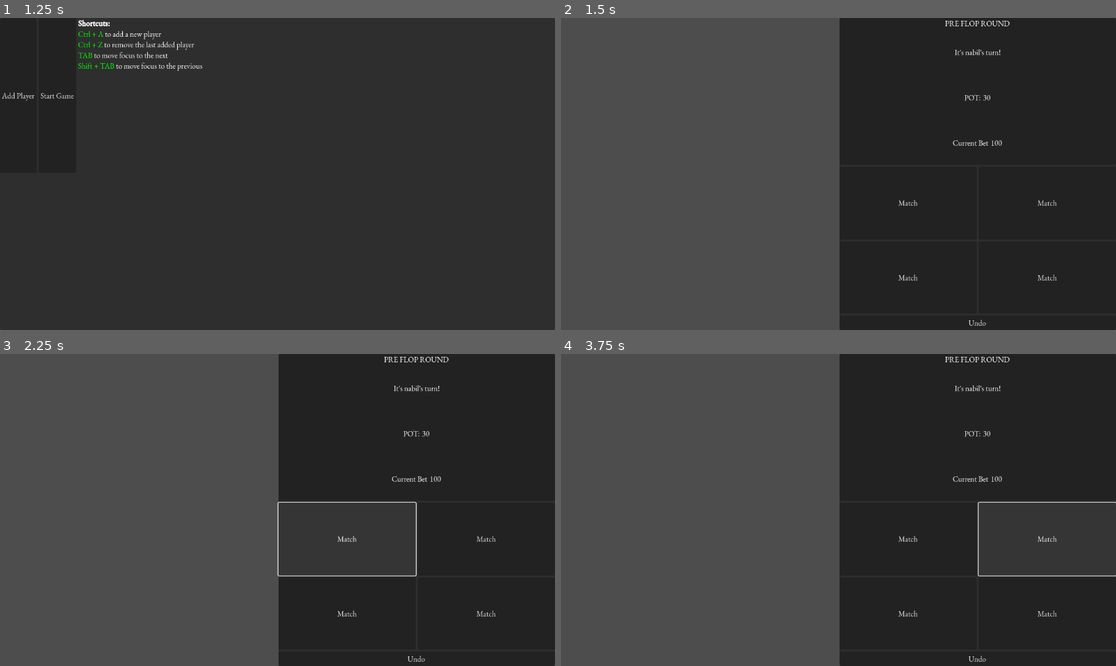
Above: before the commit, frames 1-4 (two rows, left to right).
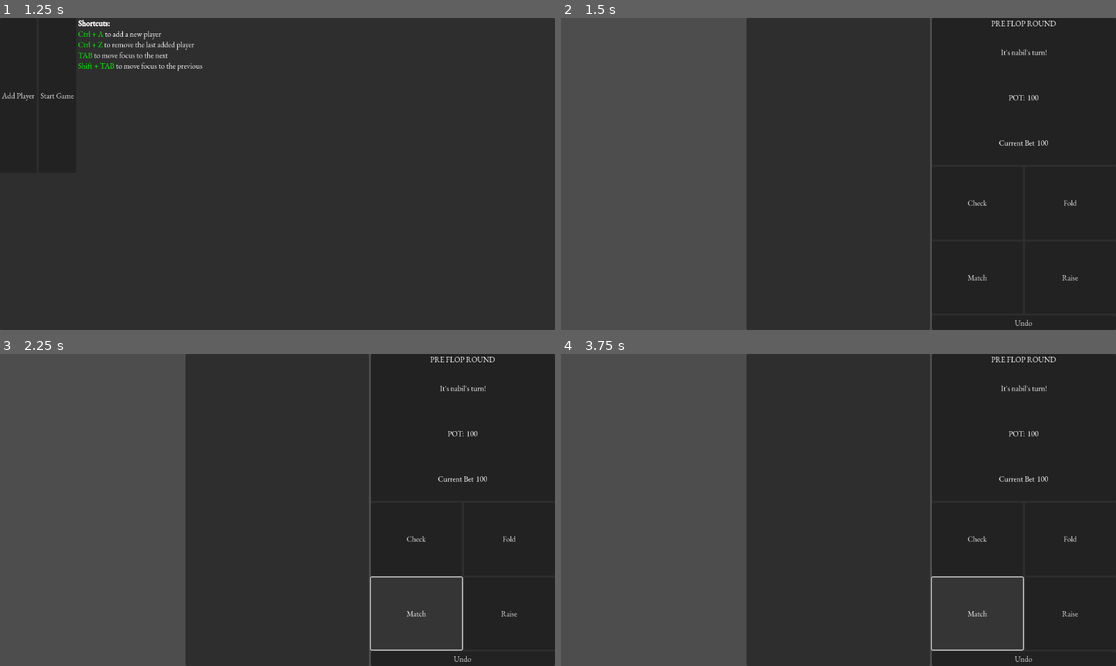
Above: after the commit, the same moments.

Repository: nafissadik75/poker_manager
Game: Godot game, scene res://scenes/start_menu.tscn
The game is run twice, just before and just after one commit, with the same random seed, the same clock (stepped at 60 frames per second) and the same inputs.
Inputs (mouse positions are in pixels of both pictures, inside the frame that each line leads up to):
- Up to frame 1 (1.25 s): click "Start" at 0.5 s
- Up to frame 2 (1.5 s): click "Start Game" at 1.25 s
- Up to frame 3 (2.25 s): click "Match" at 2 s
- Up to frame 4 (3.75 s): click (977, 538) at 2.75 s, where only the run after the commit has a clickable "Check"; click "Match" at 3.5 s

Frame 1 is identical in both runs. In frame 2, 18% of the frame differs, in the area x 33-94%, y 0-100%; in frame 3, 18%; in frame 4, 18%, in the area x 33-100%, y 0-100%.
Error before the commit: Out of bounds get index '0' (on base: 'Array[PlayerInfo]') (res://scripts/logic_handler.gd:21)
Error after the commit: Parse Error: Could not find type "Command" in the current scope. (res://scripts/game_manager.gd:54)

Commit message:
implemented the command pattern, added a rudimentary turn advancing option. added option to fold for now. rewinding does not work.

Diff:
--- a/scenes/main.tscn
+++ b/scenes/main.tscn
@@ -28,6 +28,17 @@
 layout_mode = 2
 size_flags_horizontal = 3
 columns = 4
+
+[node name="MarginContainer" type="MarginContainer" parent="MarginContainer/HBoxContainer"]
+layout_mode = 2
+size_flags_horizontal = 3
+
+[node name="PanelContainer" type="PanelContainer" parent="MarginContainer/HBoxContainer/MarginContainer"]
+layout_mode = 2
+
+[node name="HistoryRT_Label" type="RichTextLabel" parent="MarginContainer/HBoxContainer/MarginContainer/PanelContainer"]
+layout_mode = 2
+bbcode_enabled = true
 
 [node name="GameController" type="PanelContainer" parent="MarginContainer/HBoxContainer"]
 layout_mode = 2
@@ -92,30 +103,36 @@
 size_flags_vertical = 3
 columns = 2
 
-[node name="Button" type="Button" parent="MarginContainer/HBoxContainer/GameController/VBoxContainer/GridContainer"]
+[node name="CheckButton" type="Button" parent="MarginContainer/HBoxContainer/GameController/VBoxContainer/GridContainer"]
+layout_mode = 2
+size_flags_horizontal = 3
+size_flags_vertical = 3
+text = "Check"
+
+[node name="FoldButton" type="Button" parent="MarginContainer/HBoxContainer/GameController/VBoxContainer/GridContainer"]
+layout_mode = 2
+size_flags_horizontal = 3
+size_flags_vertical = 3
+text = "Fold"
+
+[node name="MatchButton" type="Button" parent="MarginContainer/HBoxContainer/GameController/VBoxContainer/GridContainer"]
 layout_mode = 2
 size_flags_horizontal = 3
 size_flags_vertical = 3
 text = "Match"
 
-[node name="Button2" type="Button" parent="MarginContainer/HBoxContainer/GameController/VBoxContainer/GridContainer"]
+[node name="RaiseButton" type="Button" parent="MarginContainer/HBoxContainer/GameController/VBoxContainer/GridContainer"]
 layout_mode = 2
 size_flags_horizontal = 3
 size_flags_vertical = 3
-text = "Match"
+text = "Raise"
 
-[node name="Button3" type="Button" parent="MarginContainer/HBoxContainer/GameController/VBoxContainer/GridContainer"]
-layout_mode = 2
-size_flags_horizontal = 3
-size_flags_vertical = 3
-text = "Match"
-
-[node name="Button4" type="Button" parent="MarginContainer/HBoxContainer/GameController/VBoxContainer/GridContainer"]
-layout_mode = 2
-size_flags_horizontal = 3
-size_flags_vertical = 3
-text = "Match"
-
-[node name="Button" type="Button" parent="MarginContainer/HBoxContainer/GameController/VBoxContainer"]
+[node name="UndoButton" type="Button" parent="MarginContainer/HBoxContainer/GameController/VBoxContainer"]
 layout_mode = 2
 text = "Undo"
+
+[connection signal="pressed" from="MarginContainer/HBoxContainer/GameController/VBoxContainer/GridContainer/CheckButton" to="." method="_on_check_button_pressed"]
+[connection signal="pressed" from="MarginContainer/HBoxContainer/GameController/VBoxContainer/GridContainer/FoldButton" to="." method="_on_fold_button_pressed"]
+[connection signal="pressed" from="MarginContainer/HBoxContainer/GameController/VBoxContainer/GridContainer/MatchButton" to="." method="_on_match_button_pressed"]
+[connection signal="pressed" from="MarginContainer/HBoxContainer/GameController/VBoxContainer/GridContainer/RaiseButton" to="." method="_on_raise_button_pressed"]
+[connection signal="pressed" from="MarginContainer/HBoxContainer/GameController/VBoxContainer/UndoButton" to="." method="_on_undo_button_pressed"]
--- a/scripts/game_manager.gd
+++ b/scripts/game_manager.gd
@@ -45,13 +45,34 @@
 	set(value):
 		current_player_idx = value
 		current_player_idx_updated.emit(current_player_idx)
+		print(current_player_idx)
 
 signal current_player_idx_updated(value)
 signal pot_updated(value)
 signal current_bet_updated(value)
 
-func sort_players_on_seat_idx(a : PlayerInfo , b : PlayerInfo) -> bool:
-	if a.seat_idx < b.seat_idx:
-		return true
+var command_stack : Array[Command]
+
+func execute_command(cmd : Command) -> void:
+	cmd.execute()
+	command_stack.append(cmd)
+	advance_turn()
+
+func undo_last():
+	if command_stack.is_empty():
+		return
+	var cmd : Command = command_stack.pop_back()
+	cmd.undo()
+	rewind_turn()
+
+func advance_turn() -> void:
+	if current_player_idx + 1 < players.size():
+		if players[current_player_idx + 1].is_active:
+			current_player_idx += 1
 	else:
-		return false
+		current_player_idx = 0
+
+func rewind_turn() -> void:
+	if current_player_idx <= 0:
+		return
+	current_player_idx -= 1
--- a/scripts/logic_handler.gd
+++ b/scripts/logic_handler.gd
@@ -11,7 +11,7 @@
 	for i in range(len(GameManager.players)):
 		GameManager.players[i].seat_idx = i
 
-	GameManager.players.sort_custom(GameManager.sort_players_on_seat_idx)
+	GameManager.players.sort_custom(sort_players_on_seat_idx)
 
 func set_roles(dealer_idx : int = 0) -> void:
 	GameManager.dealer_idx = dealer_idx
@@ -41,12 +41,21 @@
 	match GameManager.round:
 		GameManager.Rounds.PREFLOP:
 			GameManager.current_player_idx = GameManager.small_blind_idx + 1
+		GameManager.Rounds.FLOP:
+			reset_players_bets()
+		GameManager.Rounds.TURN:
+			reset_players_bets()
+		GameManager.Rounds.RIVER:
+			reset_players_bets()
+		GameManager.Rounds.SHOWDOWN:
+			reset_players_bets()
 
-		GameManager.Rounds.FLOP:
-			pass
-		GameManager.Rounds.TURN:
-			pass
-		GameManager.Rounds.RIVER:
-			pass
-		GameManager.Rounds.SHOWDOWN:
-			pass
+func reset_players_bets() -> void:
+	for p in GameManager.players:
+		p.current_bet = 0
+
+func sort_players_on_seat_idx(a : PlayerInfo , b : PlayerInfo) -> bool:
+	if a.seat_idx < b.seat_idx:
+		return true
+	else:
+		return false
--- a/scripts/scene_attached/main.gd
+++ b/scripts/scene_attached/main.gd
@@ -4,6 +4,7 @@
 @onready var pot_label: Label = $MarginContainer/HBoxContainer/GameController/VBoxContainer/PanelContainer/MarginContainer/VBoxContainer/HBoxContainer/PotLabel
 @onready var current_bet_label: Label = $MarginContainer/HBoxContainer/GameController/VBoxContainer/PanelContainer/MarginContainer/VBoxContainer/HBoxContainer2/CurrentBetLabel
 @onready var player_turn_label: Label = $MarginContainer/HBoxContainer/GameController/VBoxContainer/PanelContainer/MarginContainer/VBoxContainer/PlayerTurnLabel
+@onready var history_rt_label: RichTextLabel = $MarginContainer/HBoxContainer/MarginContainer/PanelContainer/HistoryRT_Label
 
 func _ready() -> void:
 	connect_signals()
@@ -27,3 +28,22 @@
 func _on_current_player_idx_updated(value : int) -> void:
 	var p_name : String = GameManager.players[value].name
 	player_turn_label.set_text("It's " + str(p_name) + "'s turn!")
+
+
+func _on_check_button_pressed() -> void:
+	pass # Replace with function body.
+
+func _on_fold_button_pressed() -> void:
+	var f_cmd : FoldCommand = FoldCommand.new()
+	GameManager.execute_command(f_cmd)
+	history_rt_label.append_text("\n" + f_cmd.get_description())
+
+func _on_match_button_pressed() -> void:
+	pass # Replace with function body.
+
+func _on_raise_button_pressed() -> void:
+	pass # Replace with function body.
+
+func _on_undo_button_pressed() -> void:
+	history_rt_label.append_text(" - Undo")
+	GameManager.undo_last()
